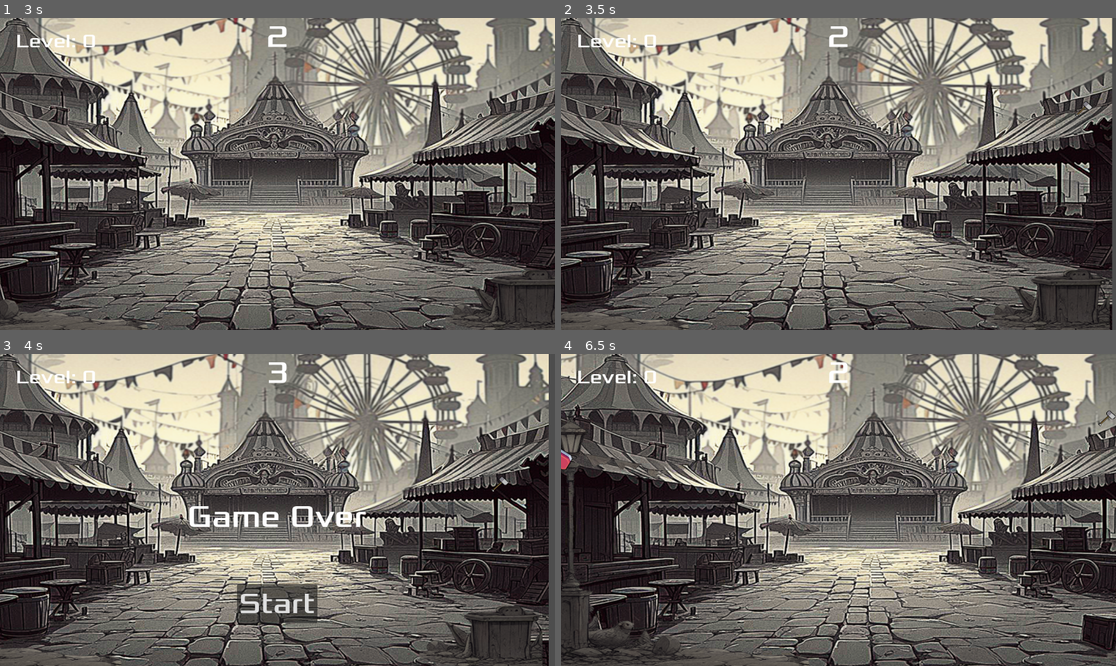
Above: before the commit, frames 1-4 (two rows, left to right).
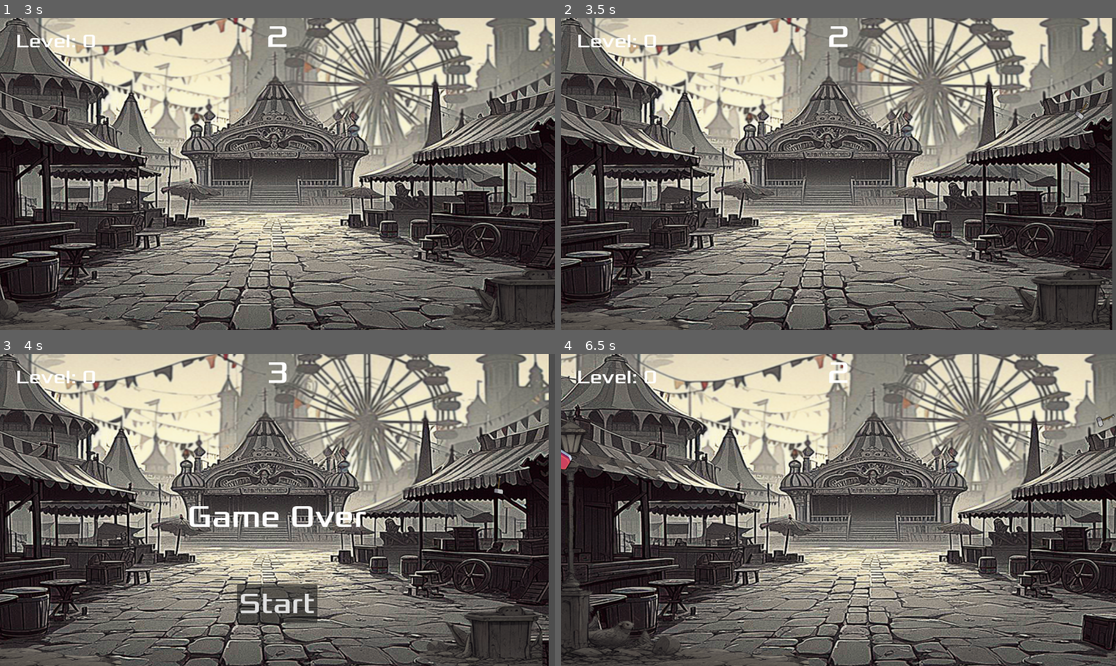
Above: after the commit, the same moments.

Repository: Kratpa/ButtonGame
Game: Godot game, scene res://scenes/game/Game.tscn
Same seed, same stepped clock (60 frames per second), same inputs: the game is played once before the commit and once after it.
Inputs:
- Up to frame 1 (3 s): click "Start" at 0.5 s; hold Right 1.28-2.03 s; hold Down 2.03-2.78 s; hold Right from 2.78 s (still down)
- Up to frame 2 (3.5 s): keep holding Right
- Up to frame 3 (4 s): release Right at 3.53 s; hold Up from 3.53 s (still down)
- Up to frame 4 (6.5 s): release Up at 4.25 s; click "Start" at 4.25 s; hold Left from 5.03 s (still down)

Frame 1 is identical in both runs. In frame 2, less than 0.1% of the frame differs, in the area x 92-96%, y 26-33%; in frame 3, less than 0.1%, in the area x 88-92%, y 38-45%; in frame 4, less than 0.1%.

Commit message:
Added rotation for hammers on spawn

Diff:
--- a/godot/scenes/game/Game.tscn
+++ b/godot/scenes/game/Game.tscn
@@ -5,7 +5,7 @@
 [ext_resource type="PackedScene" uid="uid://bu7hm0hblrlpn" path="res://scenes/floor/Floor2.tscn" id="2_hwmhc"]
 [ext_resource type="PackedScene" uid="uid://5p0c2cncvtai" path="res://scenes/object/ObjectSpawner.tscn" id="4_irqdp"]
 [ext_resource type="PackedScene" uid="uid://b3rhiv1pgyhmb" path="res://scenes/pickup/PickupSpawner.tscn" id="5_h7ldk"]
-[ext_resource type="PackedScene" uid="uid://d4dflikepxhi4" path="res://scenes/HUD/hud.tscn" id="6_ch5am"]
+[ext_resource type="PackedScene" uid="uid://d4dflikepxhi4" path="res://scenes/HUD/HUD.tscn" id="6_ch5am"]
 [ext_resource type="Texture2D" uid="uid://gmvsopgmjia2" path="res://scenes/background/MainBG.png" id="8_xkw35"]
 [ext_resource type="PackedScene" uid="uid://6k0ffdcyqd4m" path="res://scenes/Audio/BounceAudio.tscn" id="9_7tkyq"]
 [ext_resource type="Texture2D" uid="uid://dd47oilke8gus" path="res://scenes/background/LampPostBG2.png" id="9_bc41r"]
--- a/godot/scenes/object/Object.tscn
+++ b/godot/scenes/object/Object.tscn
@@ -17,5 +17,5 @@
 
 [node name="Sprite2D" type="Sprite2D" parent="."]
 position = Vector2(9.53674e-07, -4.76837e-07)
-scale = Vector2(0.765625, 0.703125)
+scale = Vector2(-0.766, 0.703)
 texture = ExtResource("1_xx7i7")
--- a/godot/scenes/object/ObjectSpawner.gd
+++ b/godot/scenes/object/ObjectSpawner.gd
@@ -19,6 +19,7 @@
 func _physics_process(delta):
 
 	for node: Node2D in objects.get_children():
+		node.angular_velocity = clamp(node.angular_velocity, -10, 10)
 		if node.position.y > 1500:
 			node.queue_free()
 	if !freezed:
@@ -34,6 +35,7 @@
 	if objects_spawned % 2 != 0:
 		y_implulse += -100
 	object.apply_central_impulse(Vector2(impulse.x, y_implulse))
+	object.angular_velocity = -5
 	objects_spawned += 1
 
 func level_up(level: int):
